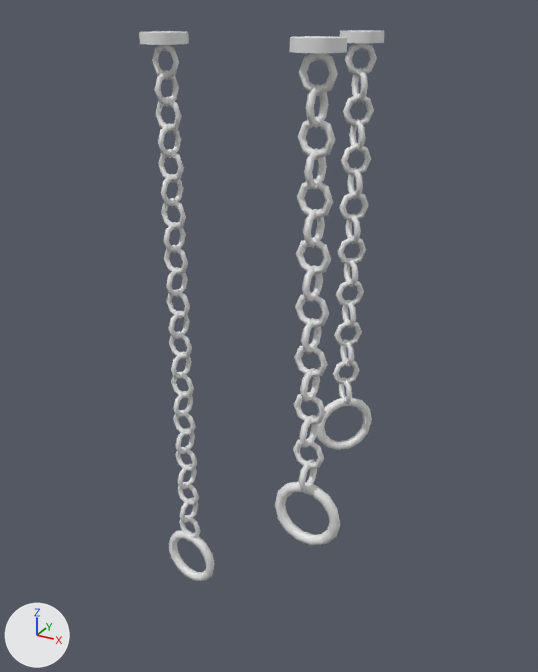
Before and after pictures for a commit that changed the glTF model src/assets/models/furniture/hangingChains.glb.
Both versions are drawn from a 50 mm camera at (0.576, -1.21, 1.239) aimed at (-0.125, 0.065, 0.602). The axes (+X, +Y, +Z) are drawn at lower left. The lights are the same throughout. The older version comes first. Materials are left out; every surface is plain grey. Where no turn or scale is listed for an object, it has been applied to the vertices.
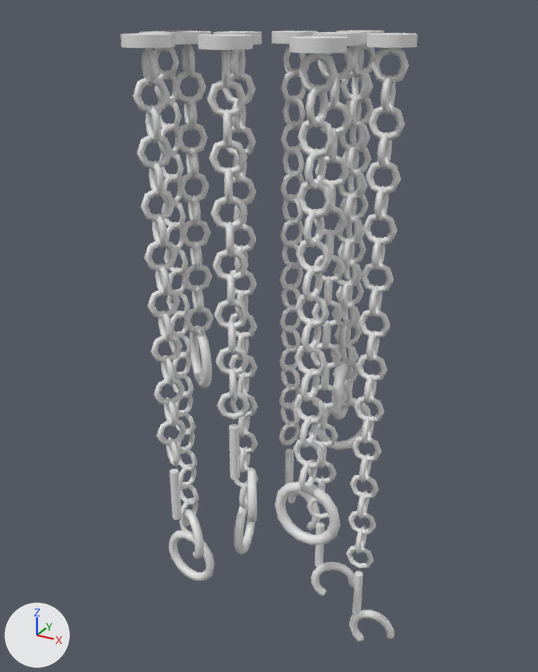
Where the newer file only moved an object's origin or applied its transform, the numbers keep the older frame.

The change, as a diff of the scene's bpy script:
```diff
--- a/src/assets/models/furniture/hangingChains.glb.py
+++ b/src/assets/models/furniture/hangingChains.glb.py
@@ me_mesh_2 @@
+me_mesh_2.from_pydata(...)  # 2348 vertices, 4640 faces; spans x -0.331..0.037, y -0.173..0.273, z 0.138..1.2
@@ me_mesh_1 @@
+me_mesh_1.from_pydata(...)  # 3238 vertices, 6400 faces; spans x -0.224..0.198, y -0.023..0.174, z -0.15..1.2
@@ ob_mesh_2 @@
+ob_mesh_2 = bpy.data.objects.new('Mesh_2', me_mesh_2)
+ob_mesh_2.location = (0.0, 0.0, 0.0)
@@ ob_mesh_1 @@
+ob_mesh_1 = bpy.data.objects.new('Mesh_1', me_mesh_1)
+ob_mesh_1.location = (0.0, 0.0, 0.0)
```

Location of each change, [x1, y1, x2, y2] in pixels of the pictures (538 x 672 px):
'Mesh_1', added
    after: [213, 31, 418, 642]
'Mesh_2', added
    after: [121, 31, 381, 559]
